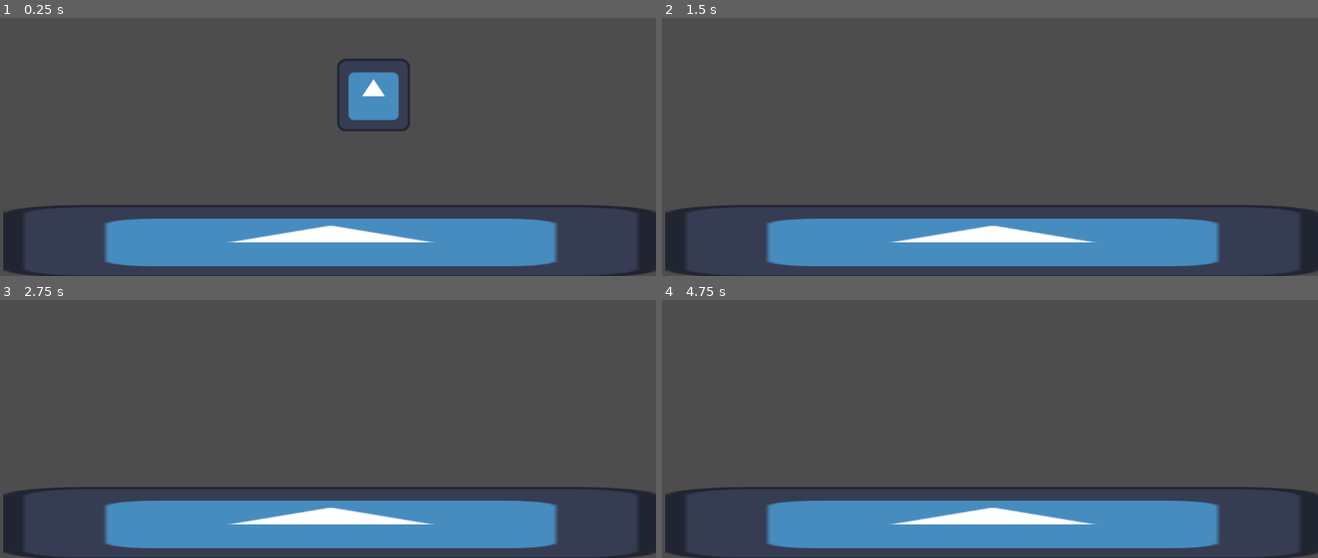
Above: before the commit, frames 1-4 (two rows, left to right).
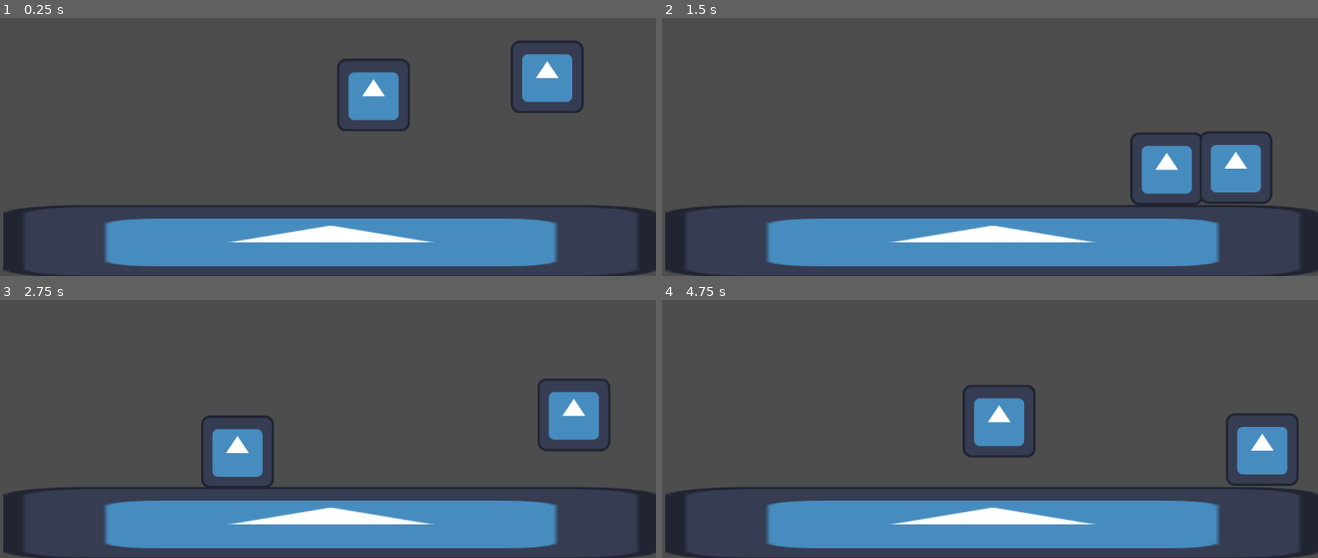
Above: after the commit, the same moments.

Repository: Shpilibo/Godot-greie
Game: Godot game, scene res://Deler/Game.tscn
The game is run twice, just before and just after one commit, with the same random seed, the same clock (stepped at 60 frames per second) and the same inputs. This scene is started directly instead of the project's main scene. The engine's default icon, where the game draws it, is replaced by a stand-in: a white triangle on a blue panel in a dark square.
Inputs:
- Up to frame 1 (0.25 s): no input
- Up to frame 2 (1.5 s): hold D (move_right) from 0.53 s (still down); tap Left (move_left2, bound only after the commit) at 0.6 s; tap W (jump) at 0.77, 1.07 s; tap Right (move_right2, bound only after the commit) at 0.8, 1.35 s
- Up to frame 3 (2.75 s): tap W (jump) at 1.52, 1.55, 1.82, 2.1 s; release D (move_right) at 2.03 s; hold A (move_left) from 2.03 s (still down); tap Up (jump2, bound only after the commit) at 2.3 s
- Up to frame 4 (4.75 s): release A (move_left) at 2.78 s; hold D (move_right) 2.78-4.28 s; tap Up (jump2, bound only after the commit) at 2.85 s; tap W (jump) at 3.02, 3.32, 3.77, 4.07, 4.52, 4.55 s; tap Left (move_left2, bound only after the commit) at 3.05, 3.6 s; tap Right (move_right2, bound only after the commit) at 3.8, 4.35 s; hold A (move_left) from 4.28 s (still down)

The runs differ from the first frame. In frame 1, 1.8% of the frame differs, in the area x 77-89%, y 8-37%; in frame 2, 3.6%; in frame 3, 3.7%, in the area x 30-93%, y 30-73%; in frame 4, 3.7%.

Commit message:
Fungerer nå med 2 personer samtidig

Diff:
--- /dev/null
+++ b/player-movement-bedre/Components/gravity_componentsplayer2.gd
@@ -0,0 +1,14 @@
+class_name GravityComponents2
+extends Node
+
+
+@export_subgroup("Settings")
+@export var gravity:float = 1000.0
+
+var is_falling: bool = false
+
+func handle_gravity(body: CharacterBody2D, delta: float) -> void:
+	if not body.is_on_floor():
+		body.velocity.y += gravity * delta
+
+		is_falling = body.velocity.y > 0 and not body.is_on_floor()
--- /dev/null
+++ b/player-movement-bedre/Components/input_componentsplayer2.gd
@@ -0,0 +1,13 @@
+class_name InputComponents2
+
+extends Node
+
+
+var input_horizontal: float = 0.0
+
+func _process(_delta: float) -> void:
+	input_horizontal = Input.get_axis("move_left2", "move_right2")
+
+
+func get_jump_input() -> bool:
+	return Input.is_action_just_pressed("jump2")
--- /dev/null
+++ b/player-movement-bedre/Components/jump_componentsplayer2.gd
@@ -0,0 +1,15 @@
+class_name JumpComponents2
+
+extends Node
+
+
+@export_subgroup("Settings")
+@export var jump_velocity: float = -350.0
+
+var is_jumping: bool = false
+
+func handle_jump(body: CharacterBody2D, want_to_jump: bool) -> void:
+	if want_to_jump and body.is_on_floor():
+		body.velocity.y = jump_velocity
+
+		is_jumping = body.velocity.y < 0 and not body.is_on_floor()
--- /dev/null
+++ b/player-movement-bedre/Components/movement_componentsplayer2.gd
@@ -0,0 +1,10 @@
+class_name MovementComponents2
+
+extends Node
+
+
+@export_subgroup("settings")
+@export var speed: float = 700
+
+func handle_horizontal_movement(body: CharacterBody2D, direction: float) -> void:
+	body.velocity.x = direction * speed
--- a/player-movement-bedre/Deler/Game.tscn
+++ b/player-movement-bedre/Deler/Game.tscn
@@ -6,6 +6,11 @@
 [ext_resource type="PackedScene" uid="uid://c8ixn6rh1y8q7" path="res://Components/input_components.tscn" id="4_mtptp"]
 [ext_resource type="PackedScene" uid="uid://dtwbmrrecjmun" path="res://Components/movement_component.tscn" id="5_53xsx"]
 [ext_resource type="PackedScene" uid="uid://owrig68rv5hd" path="res://Components/jump_component.tscn" id="6_5qo4y"]
+[ext_resource type="Script" uid="uid://bplhxv7ksndsk" path="res://Deler/player_2.gd" id="7_hsgdf"]
+[ext_resource type="Script" uid="uid://mq5ik64pbw8i" path="res://Components/gravity_componentsplayer2.gd" id="8_mtptp"]
+[ext_resource type="Script" uid="uid://nmif7of3wvl6" path="res://Components/input_componentsplayer2.gd" id="9_53xsx"]
+[ext_resource type="Script" uid="uid://bh74g207fed5q" path="res://Components/movement_componentsplayer2.gd" id="10_5qo4y"]
+[ext_resource type="Script" uid="uid://cifji7cm821iy" path="res://Components/jump_componentsplayer2.gd" id="11_oq8j2"]
 
 [sub_resource type="PhysicsMaterial" id="PhysicsMaterial_fhsqp"]
 
@@ -45,20 +50,47 @@
 position = Vector2(581.5, 586)
 shape = SubResource("RectangleShape2D_savgw")
 
-[node name="Karakter" parent="." instance=ExtResource("2_iv8rr")]
+[node name="Player 1" parent="." instance=ExtResource("2_iv8rr")]
 
-[node name="AnimatedSprite2D2" type="AnimatedSprite2D" parent="Karakter"]
+[node name="AnimatedSprite2D2" type="AnimatedSprite2D" parent="Player 1"]
 position = Vector2(656, 296)
 sprite_frames = SubResource("SpriteFrames_oq8j2")
 
-[node name="CollisionShape2D2" type="CollisionShape2D" parent="Karakter"]
+[node name="CollisionShape2D2" type="CollisionShape2D" parent="Player 1"]
 position = Vector2(657, 296)
 shape = SubResource("CapsuleShape2D_wkl3a")
 
-[node name="GravityComponents2" parent="Karakter" instance=ExtResource("3_hsgdf")]
+[node name="GravityComponents2" parent="Player 1" instance=ExtResource("3_hsgdf")]
 
-[node name="InputComponents2" parent="Karakter" instance=ExtResource("4_mtptp")]
+[node name="InputComponents2" parent="Player 1" instance=ExtResource("4_mtptp")]
 
-[node name="MovementComponent2" parent="Karakter" instance=ExtResource("5_53xsx")]
+[node name="MovementComponent2" parent="Player 1" instance=ExtResource("5_53xsx")]
 
-[node name="JumpComponent2" parent="Karakter" instance=ExtResource("6_5qo4y")]
+[node name="JumpComponent2" parent="Player 1" instance=ExtResource("6_5qo4y")]
+
+[node name="Player 2" type="CharacterBody2D" parent="." node_paths=PackedStringArray("gravity_component", "input_component", "movement_component", "jump_component")]
+script = ExtResource("7_hsgdf")
+gravity_component = NodePath("GravityComponents2")
+input_component = NodePath("InputComponents2")
+movement_component = NodePath("MovementComponent2")
+jump_component = NodePath("JumpComponent2")
+
+[node name="AnimatedSprite2D2" type="AnimatedSprite2D" parent="Player 2"]
+position = Vector2(961, 264)
+sprite_frames = SubResource("SpriteFrames_oq8j2")
+
+[node name="CollisionShape2D2" type="CollisionShape2D" parent="Player 2"]
+position = Vector2(965, 268)
+shape = SubResource("CapsuleShape2D_wkl3a")
+
+[node name="GravityComponents2" parent="Player 2" instance=ExtResource("3_hsgdf")]
+script = ExtResource("8_mtptp")
+
+[node name="InputComponents2" parent="Player 2" instance=ExtResource("4_mtptp")]
+script = ExtResource("9_53xsx")
+
+[node name="MovementComponent2" parent="Player 2" instance=ExtResource("5_53xsx")]
+script = ExtResource("10_5qo4y")
+
+[node name="JumpComponent2" parent="Player 2" instance=ExtResource("6_5qo4y")]
+script = ExtResource("11_oq8j2")
--- /dev/null
+++ b/player-movement-bedre/Deler/player_2.gd
@@ -0,0 +1,16 @@
+extends CharacterBody2D
+
+
+@export_subgroup("nodes")
+@export var gravity_component: GravityComponents2
+@export var input_component: InputComponents2
+@export var movement_component: MovementComponents2
+@export var jump_component: JumpComponents2
+
+
+func _physics_process(delta: float) -> void:
+	gravity_component.handle_gravity(self, delta)
+	movement_component.handle_horizontal_movement(self, input_component.input_horizontal)
+	jump_component.handle_jump(self, input_component.get_jump_input())
+
+	move_and_slide()
--- a/player-movement-bedre/project.godot
+++ b/player-movement-bedre/project.godot
@@ -32,3 +32,18 @@
 "events": [Object(InputEventKey,"resource_local_to_scene":false,"resource_name":"","device":-1,"window_id":0,"alt_press …(192 unchanged characters)…
 ]
 }
+move_left2={
+"deadzone": 0.2,
+"events": [Object(InputEventKey,"resource_local_to_scene":false,"resource_name":"","device":-1,"window_id":0,"alt_pressed":false,"shift_pressed":false,"ctrl_pressed":false,"meta_pressed":false,"pressed":false,"keycode":0,"physical_keycode":4194319,"key_label":0,"unicode":0,"location":0,"echo":false,"script":null)
+]
+}
+move_right2={
+"deadzone": 0.2,
+"events": [Object(InputEventKey,"resource_local_to_scene":false,"resource_name":"","device":-1,"window_id":0,"alt_pressed":false,"shift_pressed":false,"ctrl_pressed":false,"meta_pressed":false,"pressed":false,"keycode":0,"physical_keycode":4194321,"key_label":0,"unicode":0,"location":0,"echo":false,"script":null)
+]
+}
+jump2={
+"deadzone": 0.2,
+"events": [Object(InputEventKey,"resource_local_to_scene":false,"resource_name":"","device":-1,"window_id":0,"alt_pressed":false,"shift_pressed":false,"ctrl_pressed":false,"meta_pressed":false,"pressed":false,"keycode":0,"physical_keycode":4194320,"key_label":0,"unicode":0,"location":0,"echo":false,"script":null)
+]
+}
Not shown, added: player-movement-bedre/Components/gravity_componentsplayer2.gd.uid
Not shown, added: player-movement-bedre/Components/input_componentsplayer2.gd.uid
Not shown, added: player-movement-bedre/Components/jump_componentsplayer2.gd.uid
Not shown, added: player-movement-bedre/Components/movement_componentsplayer2.gd.uid
Not shown: 1 places in player-movement-bedre/Deler/Game.tscn that only renumber resources
Not shown, added: player-movement-bedre/Deler/player_2.gd.uid
